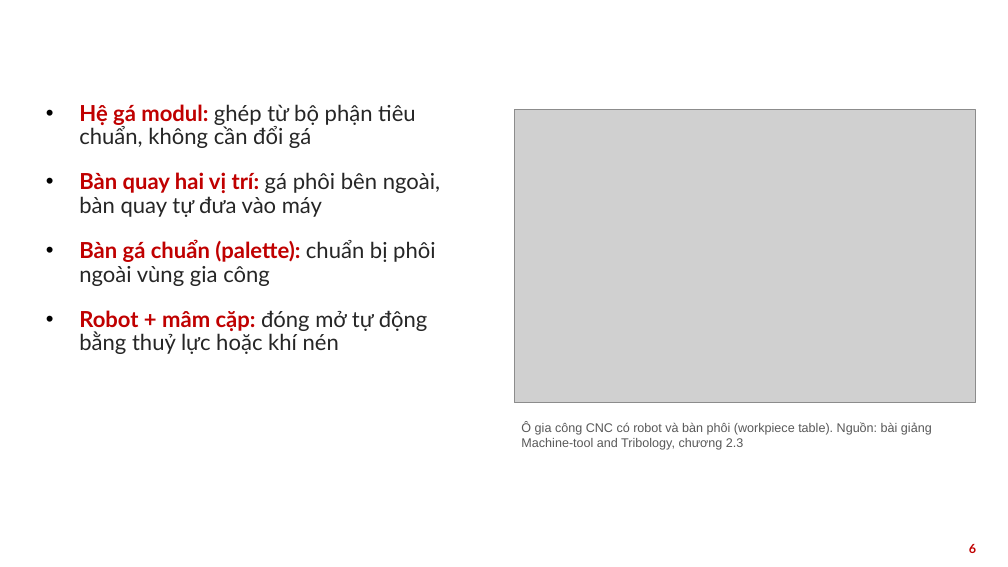
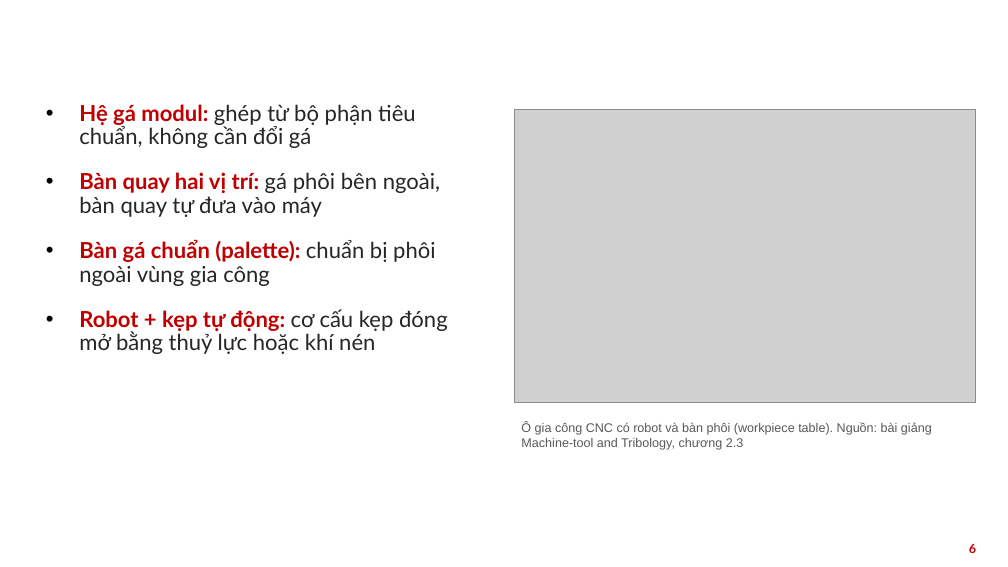
Before and after one commit to vinhdo281/CNC, a slide deck: slide 6 of Slide_Ga_kep_CNC.pptx. Drawn at 1008x567 pixels with LibreOffice and Linux fonts; fonts in the diff are those of the drawing; grey boxes stand for pictures; background and template pictures are left out. Boxes give left, top, right and bottom in pixels: in the first picture for what was removed or moved away, otherwise in the second. Text is boxed around its words. In the diff, an @@ line names an element or a change of style, - is before the commit and + after.

```diff
--- a/Slide_Ga_kep_CNC.pptx
+++ b/Slide_Ga_kep_CNC.pptx
@@ text at <box>79,309,448,354</box>: text changed @@
-• Robot + mâm cặp: đóng mở tự động bằng thuỷ lực hoặc khí nén
+• Robot + kẹp tự động: cơ cấu kẹp đóng mở bằng thuỷ lực hoặc khí nén
```
Also in this commit, not shown: 1 other slide changed, 4 other files.
